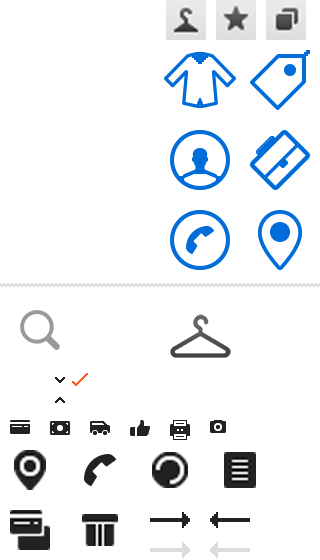
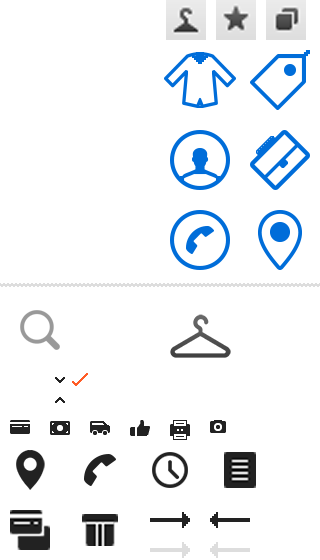
Layered file, before and after one edit (320x560). Changes by layer:
renamed "Layer 20" to "Layer 31", painted on it over [152, 452, 188, 488]
renamed "Layer 18" to "Layer 30", painted on it over [14, 450, 46, 490]
